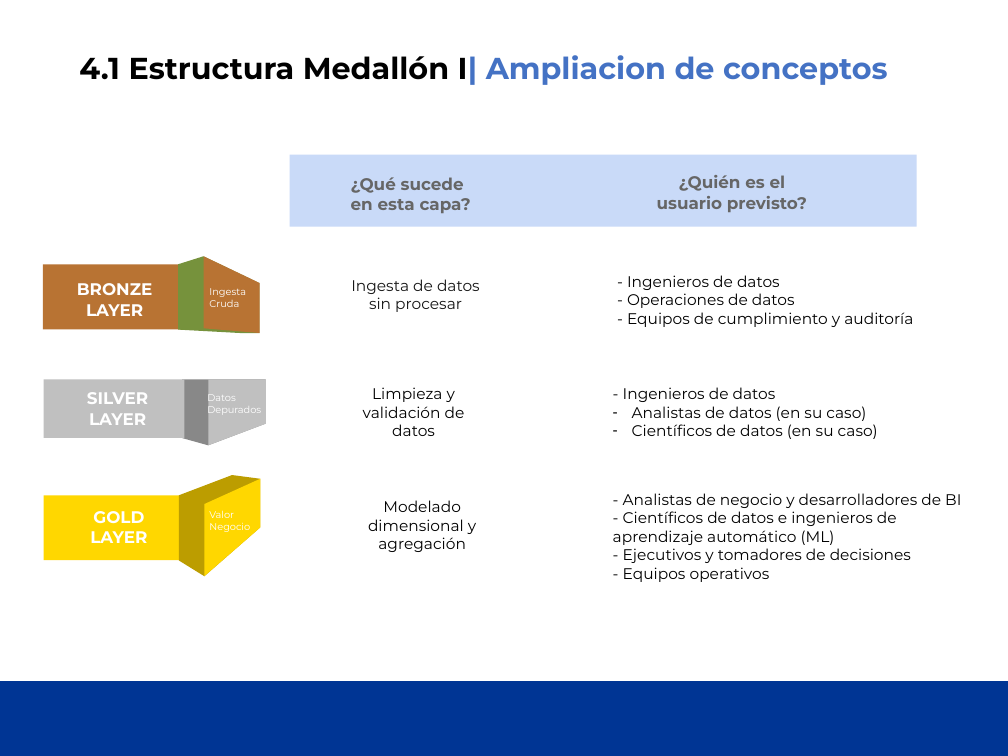
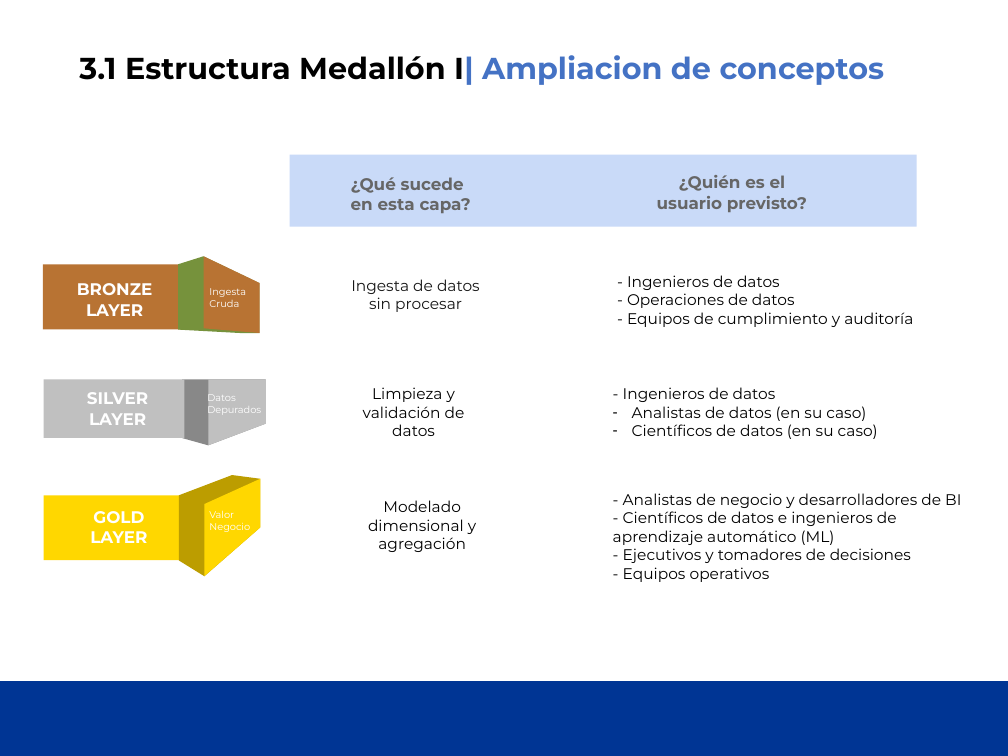
Before and after one commit to cpl-ceste/databricks_governance, a slide deck: slide 10 of UC_Course_Sesion1/UCDatabrick - Sesion 1.pptx (slide 8 before the commit). Drawn at 1008x756 pixels with LibreOffice and Linux fonts; fonts in the diff are those of the drawing; background and template pictures are left out. Boxes give left, top, right and bottom in pixels: in the first picture for what was removed or moved away, otherwise in the second. Text is boxed around its words. In the diff, an @@ line names an element or a change of style, - is before the commit and + after.

```diff
--- a/UC_Course_Sesion1/UCDatabrick - Sesion 1.pptx
+++ b/UC_Course_Sesion1/UCDatabrick - Sesion 1.pptx
@@ title at bbox=[79, 55, 885, 85]: text changed @@
-4.1 Estructura Medallón I| Ampliacion de conceptos
+3.1 Estructura Medallón I| Ampliacion de conceptos
```
Also in this commit, not shown: 9 other slides changed, 4 slides added, 1 other file.
